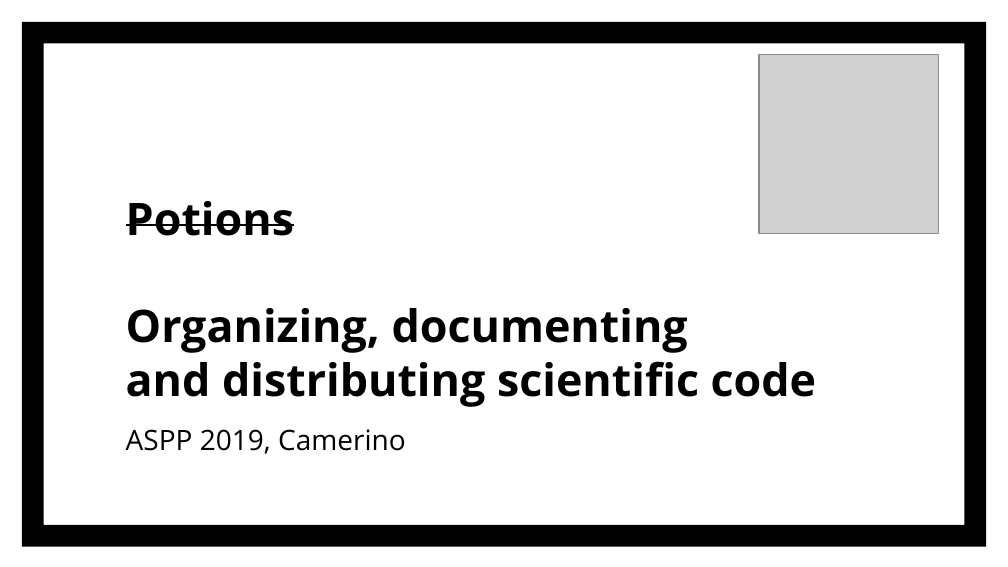
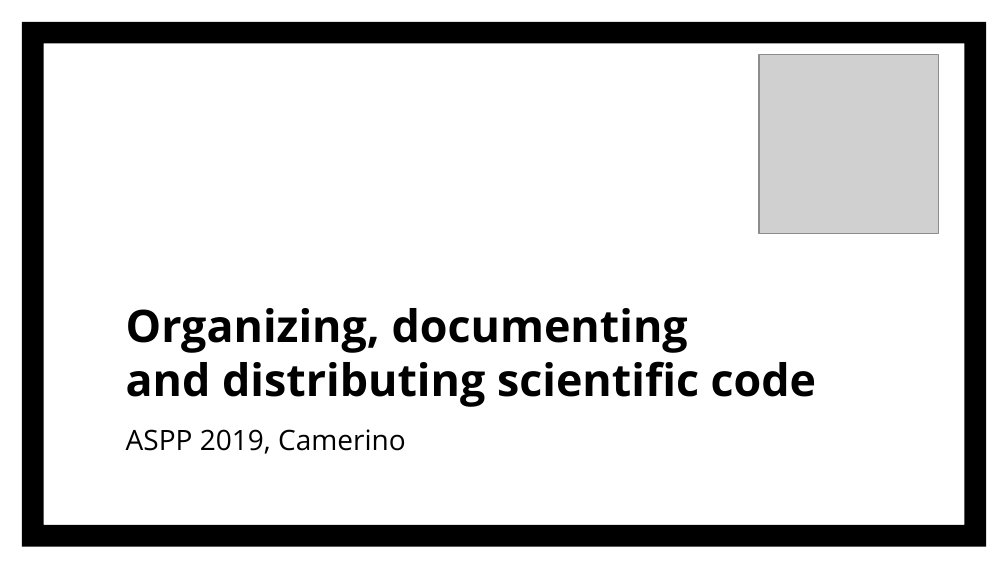
Before and after one commit to joejoeyjoseph/2019-camerino-ODD, a slide deck: slide 2 of materials/ODD_presentation.pptx (slide 1 before the commit). Drawn at 1008x567 pixels with LibreOffice and Linux fonts; fonts in the diff are those of the drawing; grey boxes stand for pictures. Boxes give left, top, right and bottom in pixels: in the first picture for what was removed or moved away, otherwise in the second. Text is boxed around its words. In the diff, an @@ line names an element or a change of style, - is before the commit and + after.

```diff
--- a/materials/ODD_presentation.pptx
+++ b/materials/ODD_presentation.pptx
@@ title at (126,308,817,407): text changed @@
-Potions
-Organizing, documenting
-and distributing scientific code
+Organizing, documenting
+and distributing scientific code
```
Also in this commit, not shown: 28 other slides changed, 2 slides added, 3 slides removed, 2 other files.
